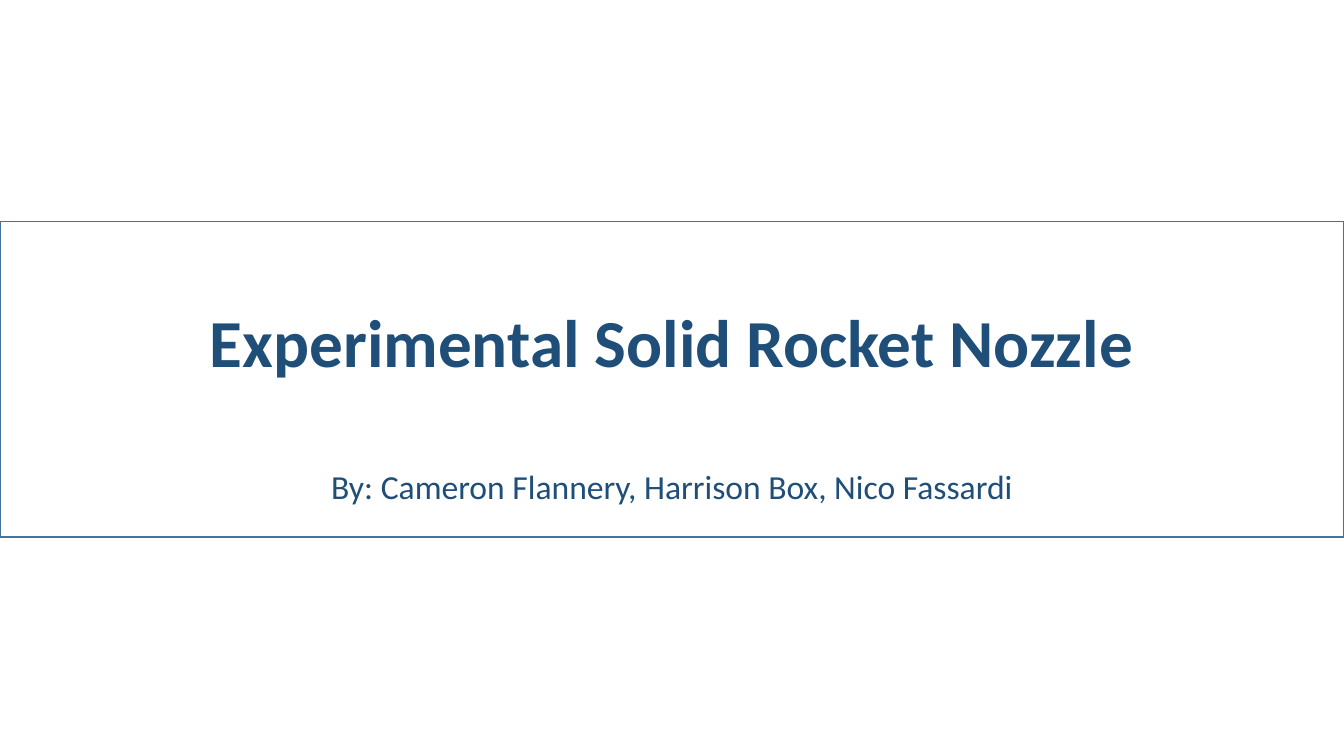
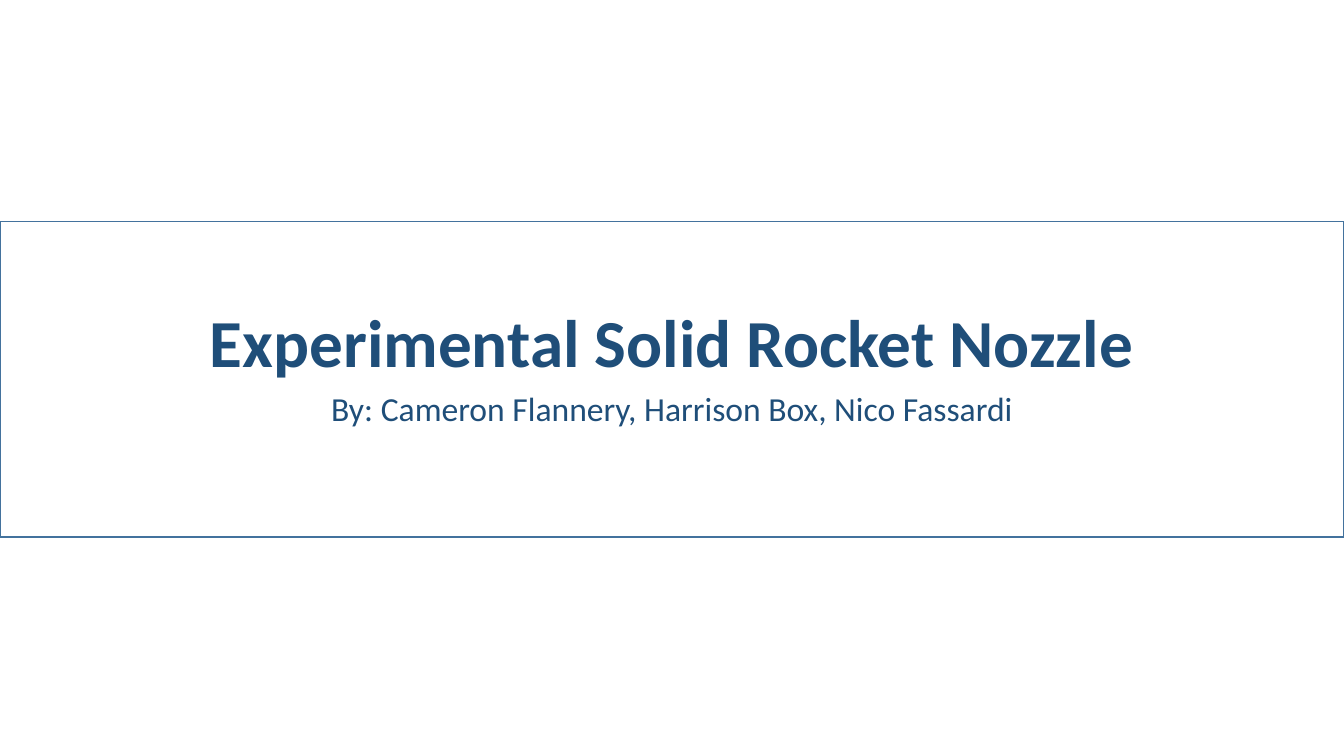
Before and after one commit to tritonrocketclub/Propulsion, a slide deck: slide 1 of Projects/Nozzle_Optimization/Experimental Solid Rocket Nozzle.pptx. Drawn at 1344x756 pixels with LibreOffice and Linux fonts; fonts in the diff are those of the drawing; background and template pictures are left out. Boxes give left, top, right and bottom in pixels: in the first picture for what was removed or moved away, otherwise in the second. Text is boxed around its words. In the diff, an @@ line names an element or a change of style, - is before the commit and + after.

```diff
--- a/Projects/Nozzle_Optimization/Experimental Solid Rocket Nozzle.pptx
+++ b/Projects/Nozzle_Optimization/Experimental Solid Rocket Nozzle.pptx
@@ subtitle "By: Cameron Flannery, Harrison Box, ...": place and size @@
-subtitle "By: Cameron Flannery, Harrison Box, ..." at box(331, 475, 1013, 505)
+subtitle "By: Cameron Flannery, Harrison Box, ..." at box(331, 397, 1013, 427)
```
Also in this commit, not shown: 2 other slides changed, 5 slides added, 1 slide removed, 3 other files.
